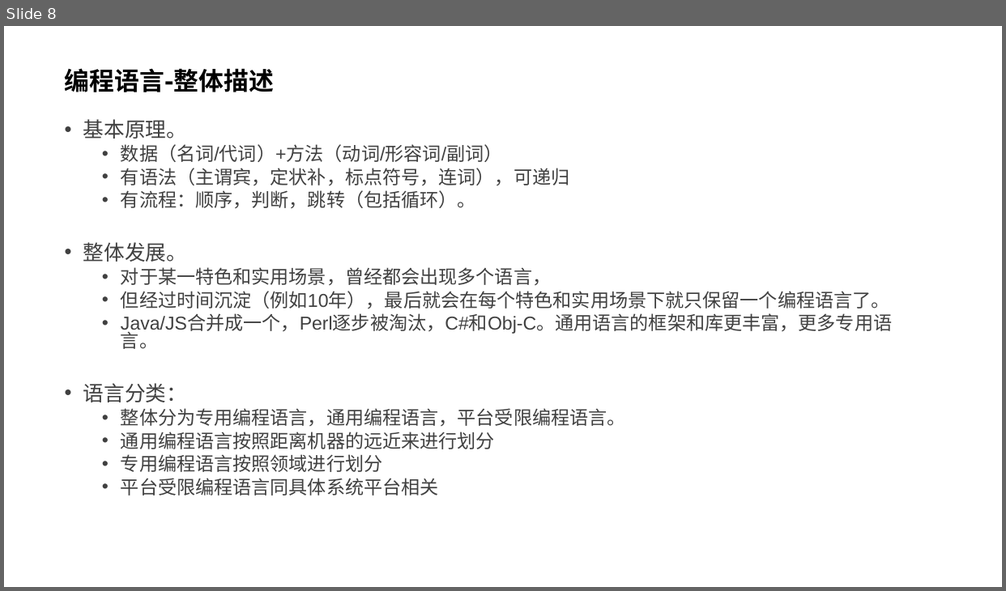
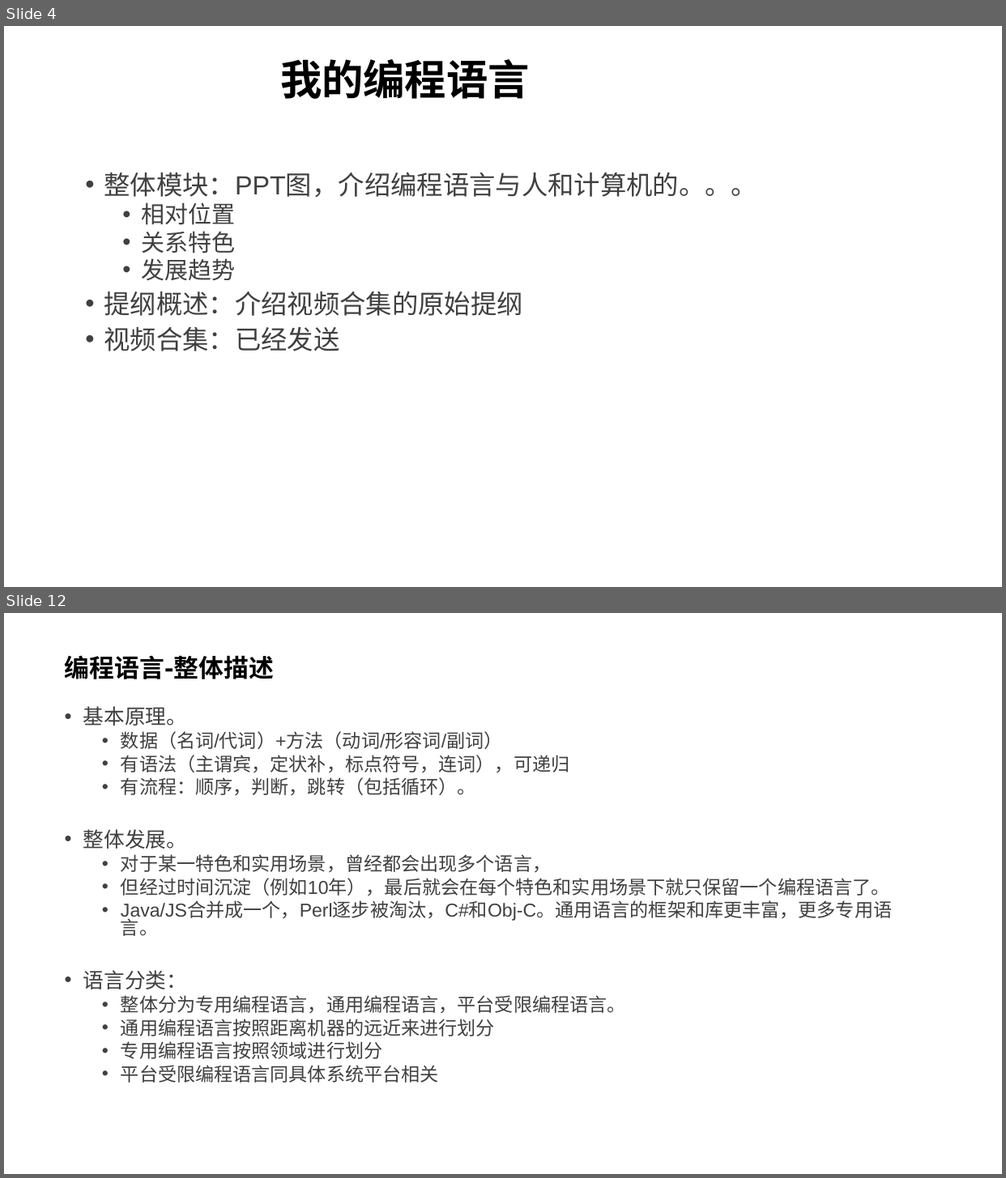
Before and after one commit to GavinKoeng/it-talks, a slide deck: it-talks.pptx. Shown one above the other, each under a label of ours: slide 8 before the commit, slides 4 and 12 after it; the slides between them are not shown. The pictures are 1006x591 and 1006x1178 pixels, drawn with LibreOffice and Linux fonts; fonts in the diff are those of the drawing. Boxes give left, top, right and bottom in pixels: in the first picture for what was removed or moved away, otherwise in the second. Text is boxed around its words. In the diff, an @@ line names an element or a change of style, - is before the commit and + after.

Commit message:
it-talks.pptx: 更新“我的编程语言”视频组提纲

```diff
--- a/it-talks.pptx
+++ b/it-talks.pptx
@@ slide 4 added at <box>4,26,1002,587</box>, background #FFFFFF @@
@@ title added at <box>280,59,530,99</box>, 40 pt, text #000000, bold @@
+我的编程语言
@@ text added at <box>104,172,757,352</box>, 25.2 pt, text #404040 @@
+• 整体模块：PPT图，介绍编程语言与人和计算机的。。。
+  • 相对位置
+  • 关系特色
+  • 发展趋势
+• 提纲概述：介绍视频合集的原始提纲
+• 视频合集：已经发送
@@ what was slide 8 is now slide 12 @@
```
Also in this commit, not shown: 4 slides changed, 6 other slides added.
